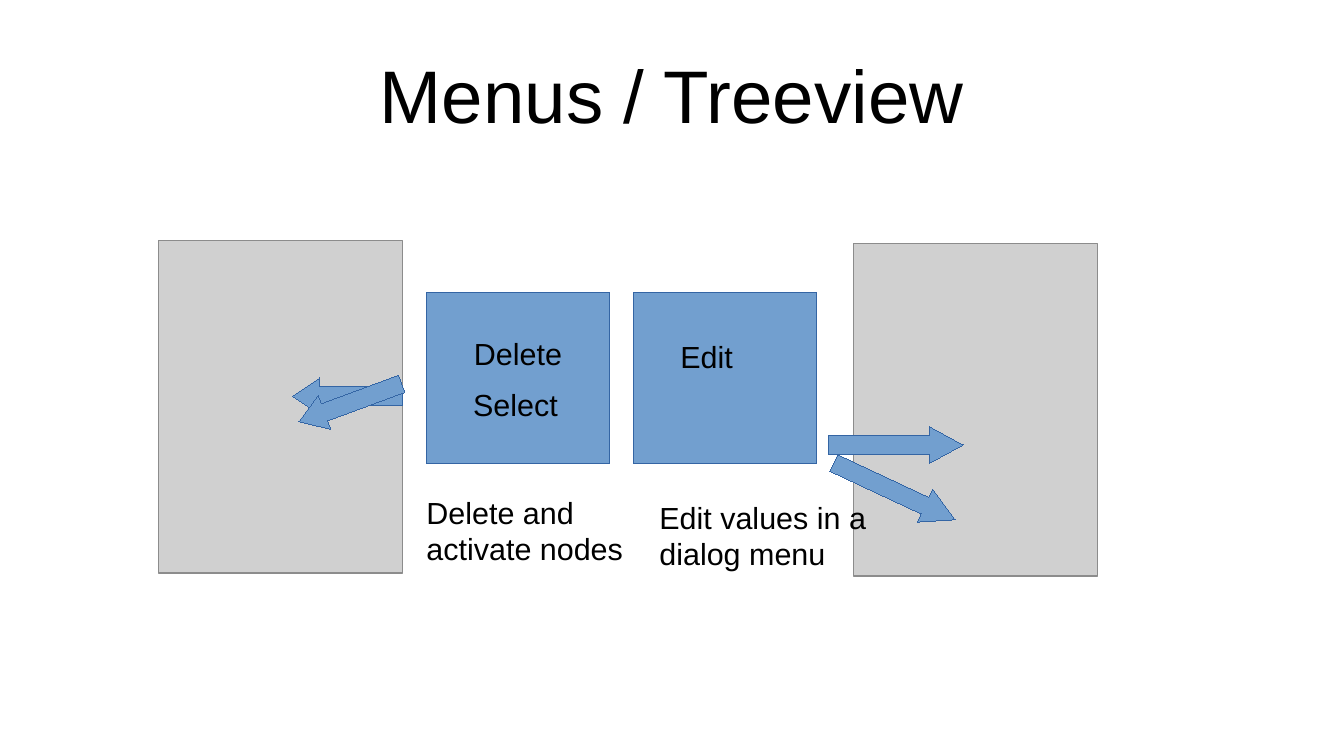
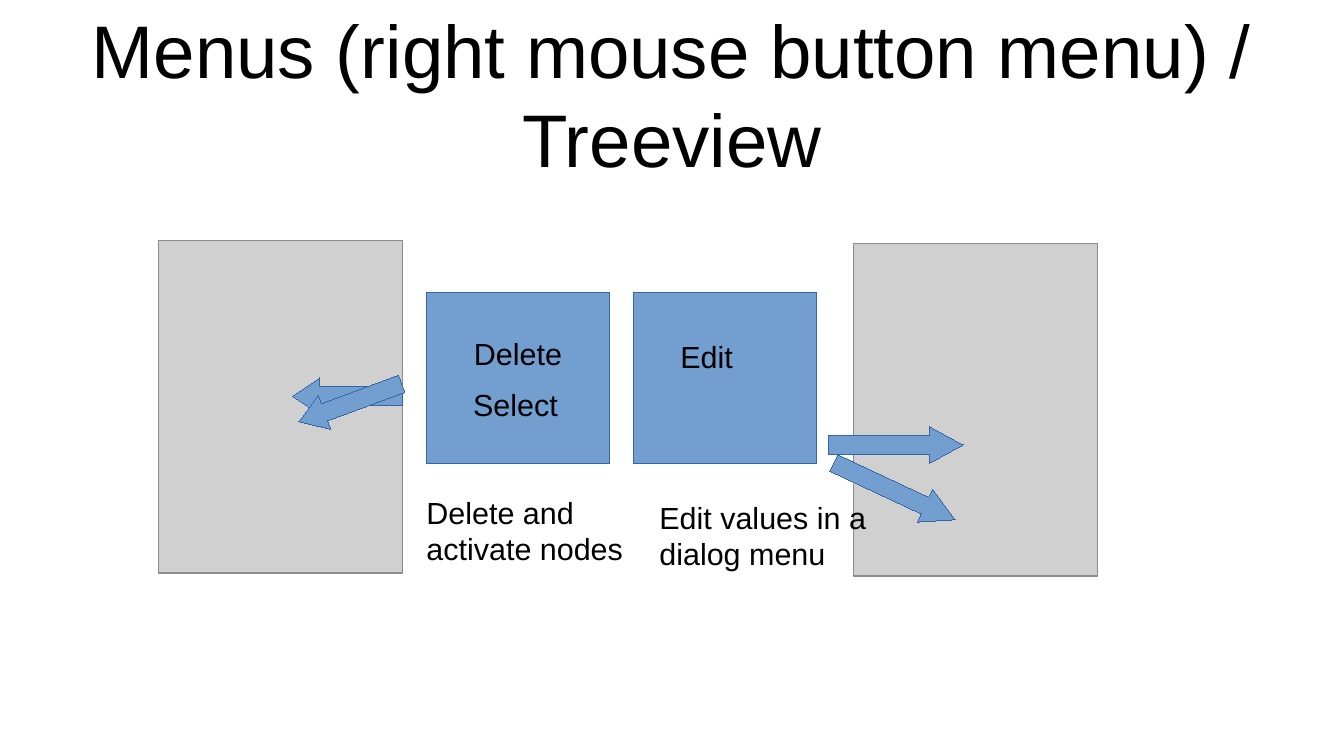
Before and after one commit to GregorGT/GastroManager, a slide deck: slide 8 of Desktop/documentation/desktop_layout_manager.odp. Drawn at 1344x756 pixels with LibreOffice and Linux fonts; fonts in the diff are those of the drawing; grey boxes stand for pictures. Boxes give left, top, right and bottom in pixels: in the first picture for what was removed or moved away, otherwise in the second. Text is boxed around its words. In the diff, an @@ line names an element or a change of style, - is before the commit and + after.

```diff
--- a/Desktop/documentation/desktop_layout_manager.odp
+++ b/Desktop/documentation/desktop_layout_manager.odp
@@ title at (92,24,1209,168): text changed @@
-Menus / Treeview
+Menus (right mouse button menu) / Treeview
```
Also in this commit, not shown: 4 other files.
